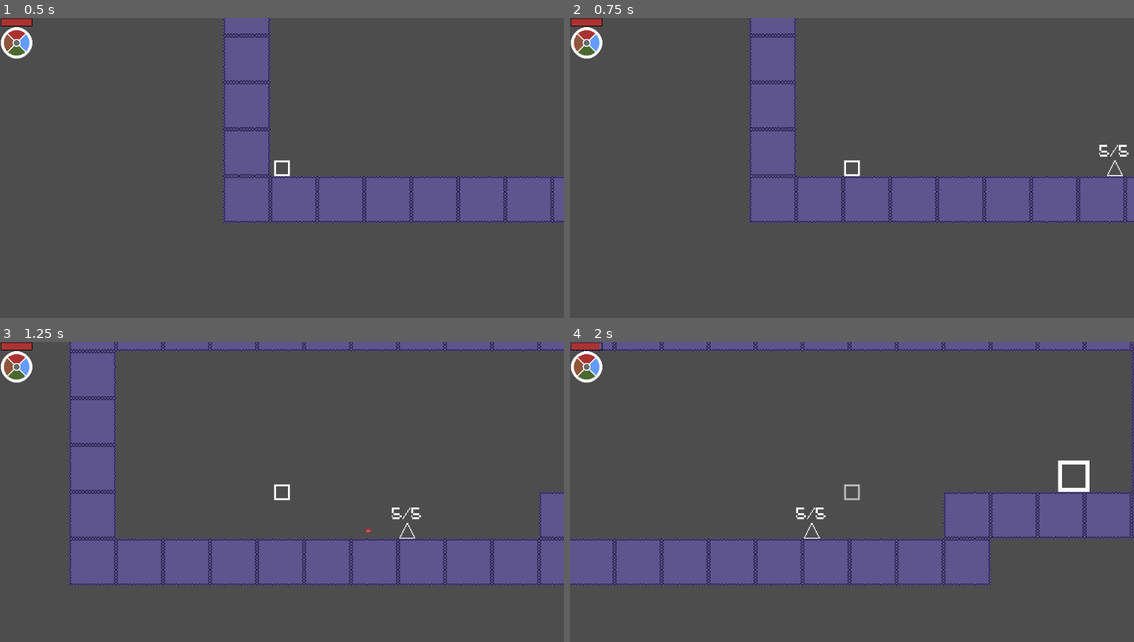
Above: before the commit, frames 1-4 (two rows, left to right).
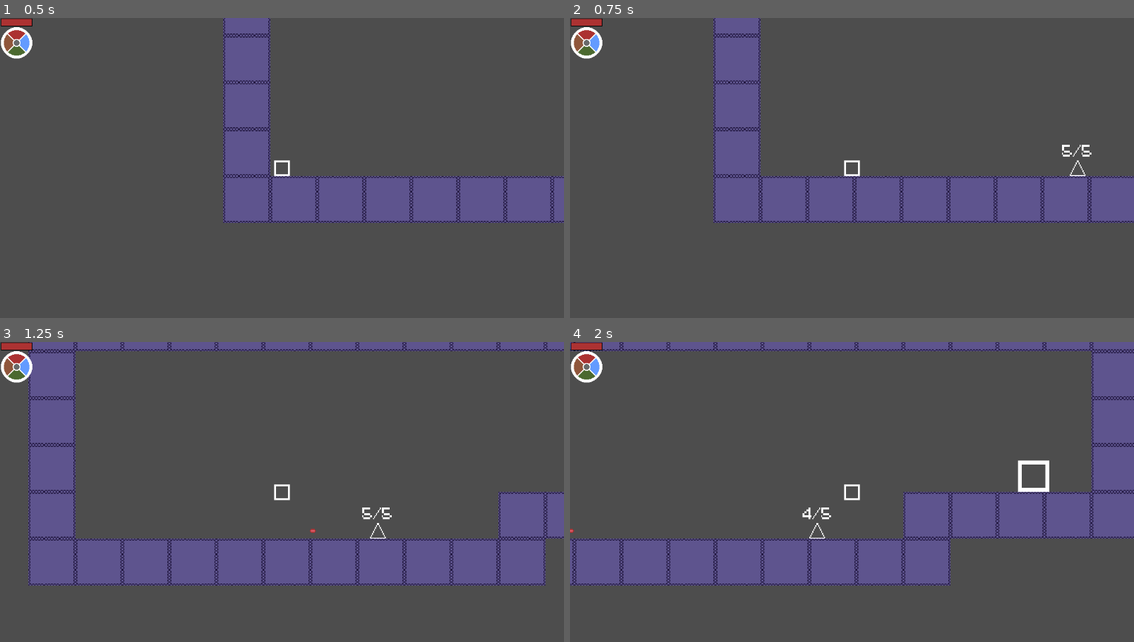
Above: after the commit, the same moments.

Repository: Enoxboo/Relictombs-Prototype
Game: Godot game, scene res://Scenes/test_scene.tscn
Same seed, same stepped clock (60 frames per second), same inputs: the game is played once before the commit and once after it. This scene is started directly instead of the project's main scene.
Inputs (mouse positions are in pixels of both pictures, inside the frame that each line leads up to):
- Up to frame 1 (0.5 s): no input
- Up to frame 2 (0.75 s): tap Enter at 0.5 s; move the mouse to (823, 240) at 0.52 s; hold D (move_right) from 0.53 s (still down); tap Shift (dash, bound only after the commit) at 0.6 s
- Up to frame 3 (1.25 s): keep holding D (move_right); tap Space (jump) at 0.77 s
- Up to frame 4 (2 s): keep holding D (move_right); move the mouse to (1021, 549) at 1.27 s; click (1021, 549) at 1.35 s; tap Space (jump) at 1.52 s; tap Shift (dash, bound only after the commit) at 1.55 s

Frame 1 is identical in both runs. In frame 2, 9.9% of the frame differs, in the area x 25-100%, y 0-69%; in frame 3, 15%, in the area x 5-100%, y 0-82%; in frame 4, 9.0%.

Commit message:
Adding Simple Dash

Diff:
--- a/Scripts/Player/Elements/elements.gd
+++ b/Scripts/Player/Elements/elements.gd
@@ -48,6 +48,8 @@
 		get_active_element().handle_attack(get_parent())
 	elif Input.is_action_just_pressed("special_attack"):
 		get_active_element().handle_special_attack(get_parent())
+	elif Input.is_action_just_pressed("dash"):
+		get_active_element().handle_dash(get_parent())
 
 # Element management
 func get_active_element() -> Node2D:
--- a/Scripts/Player/Elements/none.gd
+++ b/Scripts/Player/Elements/none.gd
@@ -25,6 +25,23 @@
 
 func handle_special_attack(player: CharacterBody2D) -> void:
 	pass
+
+func handle_dash(player: CharacterBody2D) -> void:
+	if not player.can_dash:
+		return
+
+	player.can_dash = false
+	player.is_dashing = true
+
+	player.velocity.x = player.dash_force * player.last_direction
+
+	await Utils.wait_frames(10)
+
+	player.is_dashing = false
+	player.velocity.x *= 0.3
+
+	await Utils.wait_frames(54)
+	player.can_dash = true
 
 # Attack system
 func attack(player: CharacterBody2D, pos: Vector2, startup: int, active: int, recovery: int, angle: float) -> void:
--- a/Scripts/Player/player.gd
+++ b/Scripts/Player/player.gd
@@ -7,10 +7,13 @@
 @export var speed: int = 225
 @export var jump_force: int = -305
 @export var max_health: int = 10
+@export var dash_force: int = 500
 var health: int
 var last_direction: float = 1.0
 var can_attack: bool = true
+var can_dash: bool = true
 var is_invulnerable: bool = false
+var is_dashing: bool = false
 
 # Node references
 @onready var sprite: Sprite2D = $Sprite2D
@@ -34,6 +37,9 @@
 
 # Movement
 func move() -> void:
+	if is_dashing:
+		return
+
 	var direction = Input.get_axis("move_left", "move_right")
 
 	if direction:
--- a/project.godot
+++ b/project.godot
@@ -91,6 +91,11 @@
 "events": [Object(InputEventKey,"resource_local_to_scene":false,"resource_name":"","device":-1,"window_id":0,"alt_press …(192 unchanged characters)…
 ]
 }
+dash={
+"deadzone": 0.2,
+"events": [Object(InputEventKey,"resource_local_to_scene":false,"resource_name":"","device":-1,"window_id":0,"alt_pressed":false,"shift_pressed":false,"ctrl_pressed":false,"meta_pressed":false,"pressed":false,"keycode":0,"physical_keycode":4194325,"key_label":0,"unicode":0,"location":0,"echo":false,"script":null)
+]
+}
 
 [layer_names]
 
